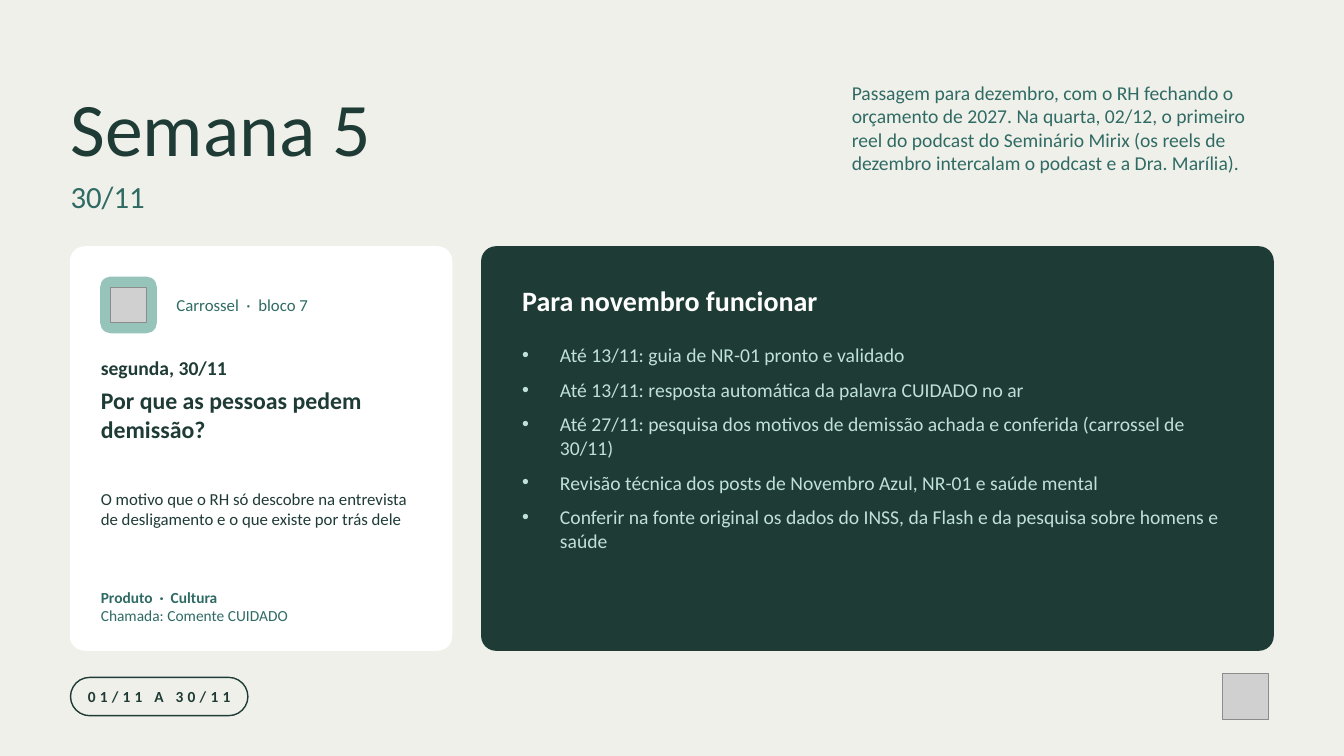
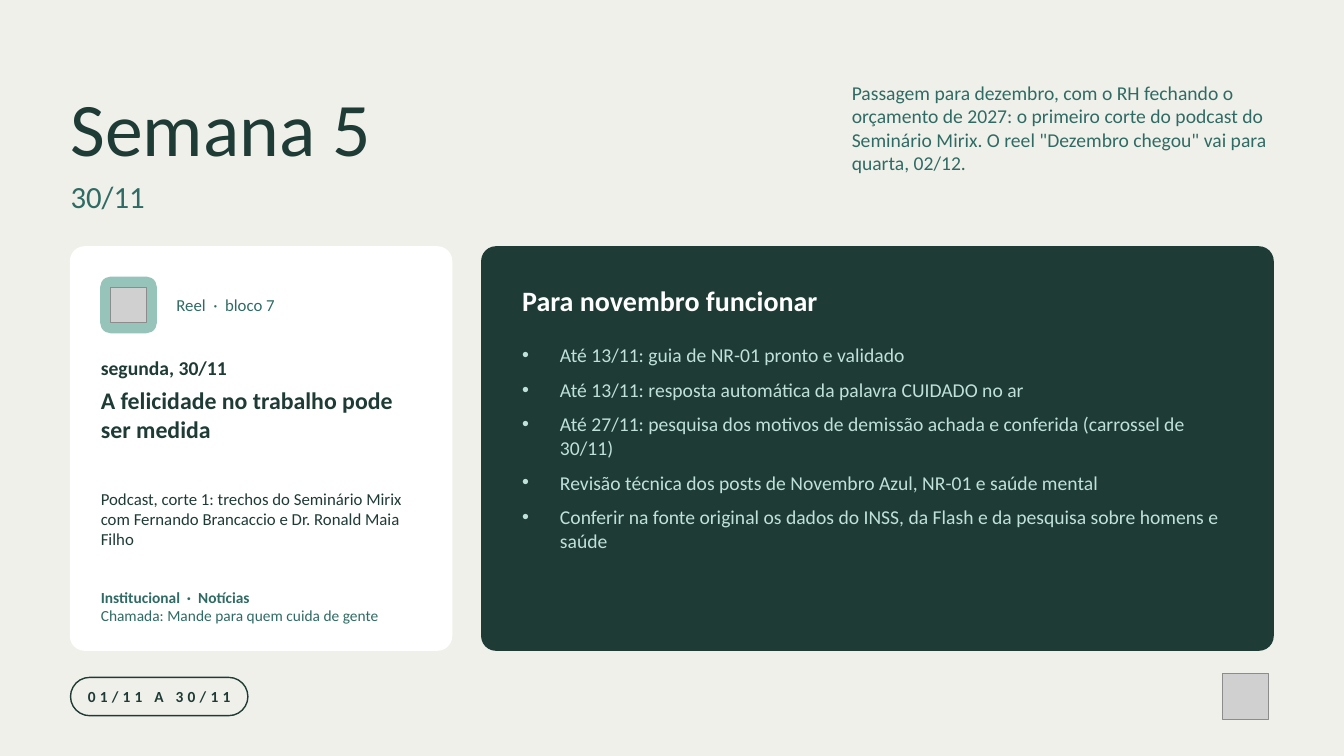
Before and after one commit to nina-rebello/comunicao-fh, a slide deck: slide 7 of marketing/calendario-novembro/Programacao_Instagram_Novembro_2026.pptx. Drawn at 1344x756 pixels with LibreOffice and Linux fonts; fonts in the diff are those of the drawing; grey boxes stand for pictures. Boxes give left, top, right and bottom in pixels: in the first picture for what was removed or moved away, otherwise in the second. Text is boxed around its words. In the diff, an @@ line names an element or a change of style, - is before the commit and + after.

```diff
--- a/marketing/calendario-novembro/Programacao_Instagram_Novembro_2026.pptx
+++ b/marketing/calendario-novembro/Programacao_Instagram_Novembro_2026.pptx
@@ text at <box>852,86,1267,173</box>: text changed @@
-Passagem para dezembro, com o RH fechando o orçamento de 2027. Na quarta, 02/12, o primeiro reel do podcast do Seminário Mirix (os reels de dezembro intercalam o podcast e a Dra. Marília).
+Passagem para dezembro, com o RH fechando o orçamento de 2027: o primeiro corte do podcast do Seminário Mirix. O reel "Dezembro chegou" vai para quarta, 02/12.
@@ text at <box>176,299,274,311</box>: text changed @@
-Carrossel · bloco 7
+Reel · bloco 7
@@ text at <box>101,392,392,438</box>: text changed @@
-Por que as pessoas pedem demissão?
+A felicidade no trabalho pode ser medida
@@ text at <box>101,493,401,545</box>: text changed @@
-O motivo que o RH só descobre na entrevista de desligamento e o que existe por trás dele
+Podcast, corte 1: trechos do Seminário Mirix com Fernando Brancaccio e Dr. Ronald Maia Filho
@@ text at <box>101,592,378,624</box>: text changed @@
-Produto · Cultura
-Chamada: Comente CUIDADO
+Institucional · Notícias
+Chamada: Mande para quem cuida de gente
```
Also in this commit, not shown: 1 other slide changed, 12 other files.
